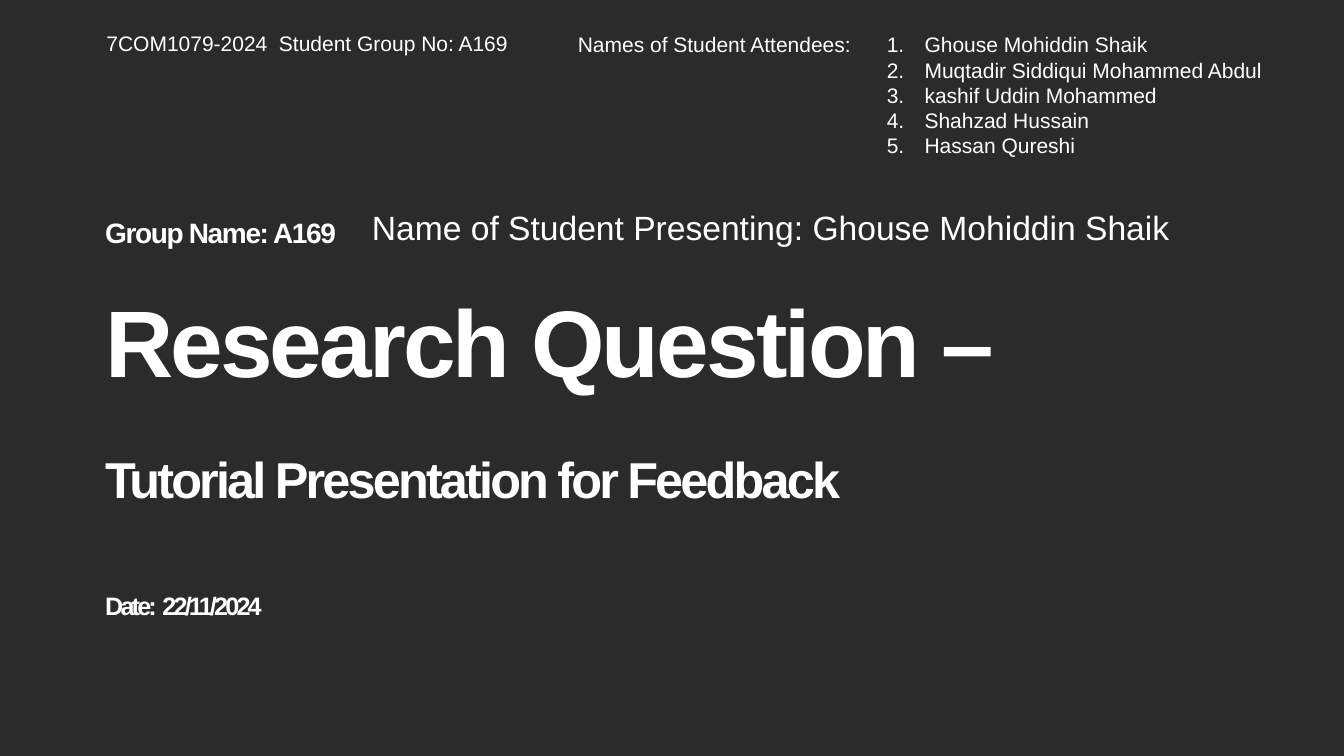
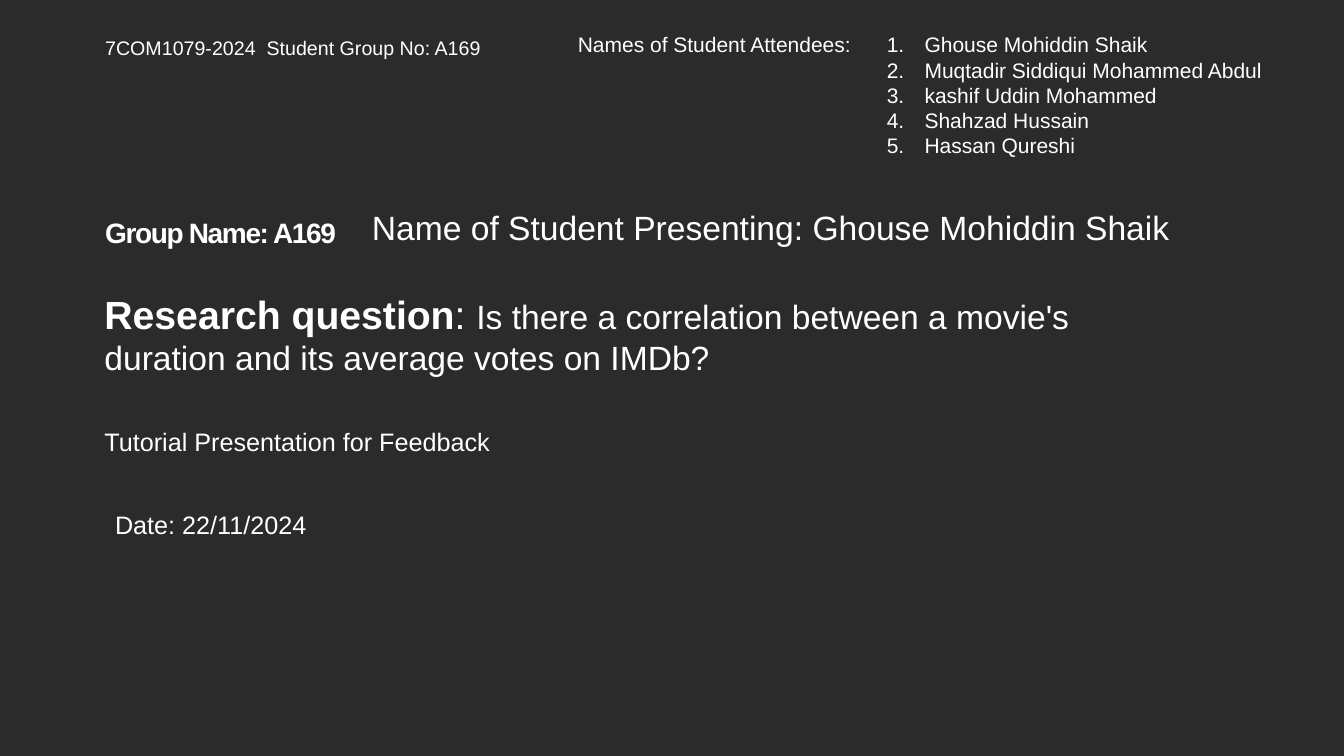
Before and after one commit to esu0hg/Group_A169, a slide deck: slide 1 of reseach_question_presentation_template.pptx. Drawn at 1344x756 pixels with LibreOffice and Linux fonts; fonts in the diff are those of the drawing; background and template pictures are left out; a plain dark background stands for a picture behind light text. Boxes give left, top, right and bottom in pixels: in the first picture for what was removed or moved away, otherwise in the second. Text is boxed around its words. In the diff, an @@ line names an element or a change of style, - is before the commit and + after.

Commit message:
updated names, research question, and sample data

```diff
--- a/reseach_question_presentation_template.pptx
+++ b/reseach_question_presentation_template.pptx
@@ text "7COM1079-2024 Student Group No: A169" at (x1=105, y1=40, x2=481, y2=59): size 15 to 14 pt @@
@@ text added at (x1=104, y1=300, x2=1069, y2=377), 24 pt, text #FFFFFF @@
+Research question: Is there a correlation between a movie's duration and its average votes on IMDb?
@@ title removed at (x1=105, y1=308, x2=920, y2=616) @@
-Research Question –
-Tutorial Presentation for Feedback
-Date: 22/11/2024
@@ text added at (x1=104, y1=432, x2=490, y2=452), 18 pt, text #FFFFFF @@
+Tutorial Presentation for Feedback
@@ text added at (x1=115, y1=515, x2=306, y2=535), 18 pt, text #FFFFFF @@
+Date: 22/11/2024
```
Also in this commit, not shown: 1 slide added, 1 slide removed.
